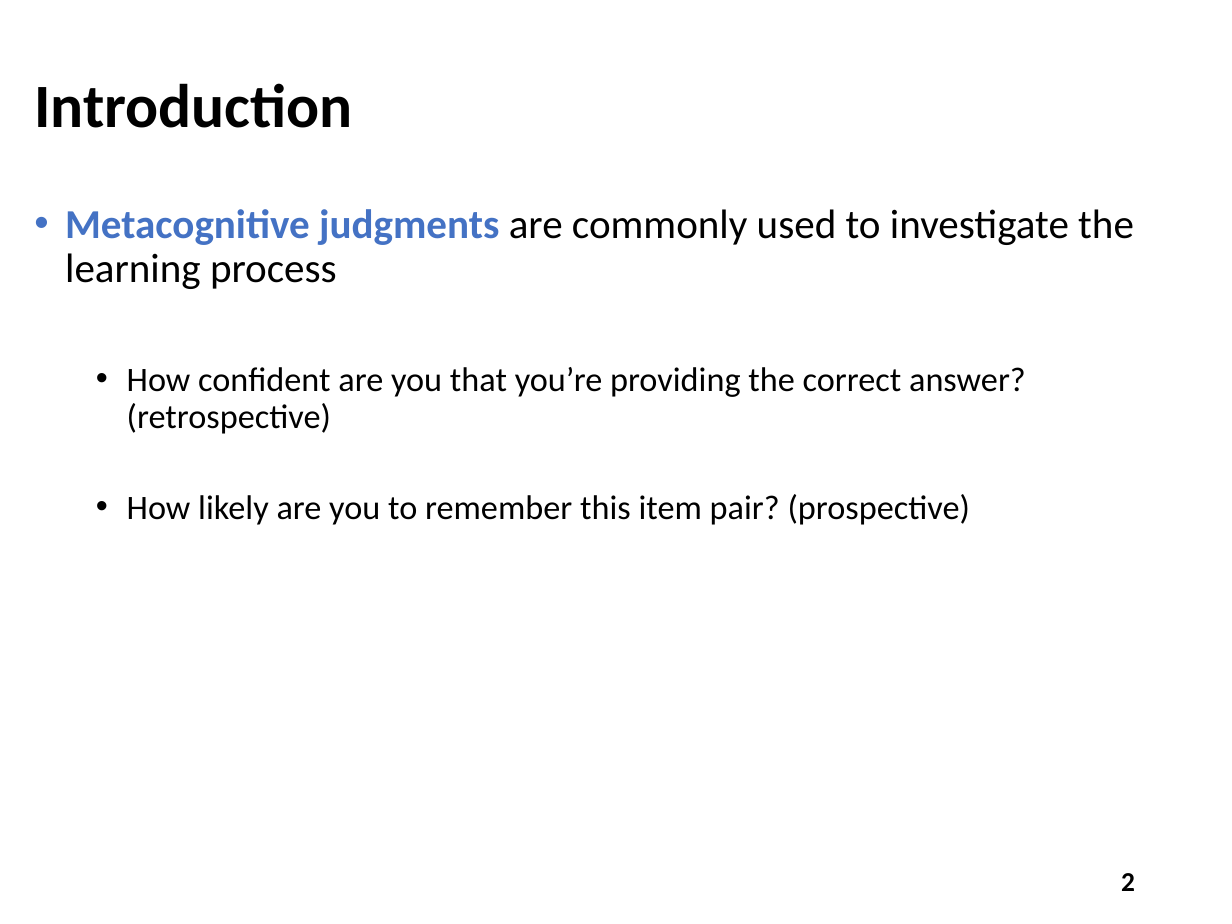
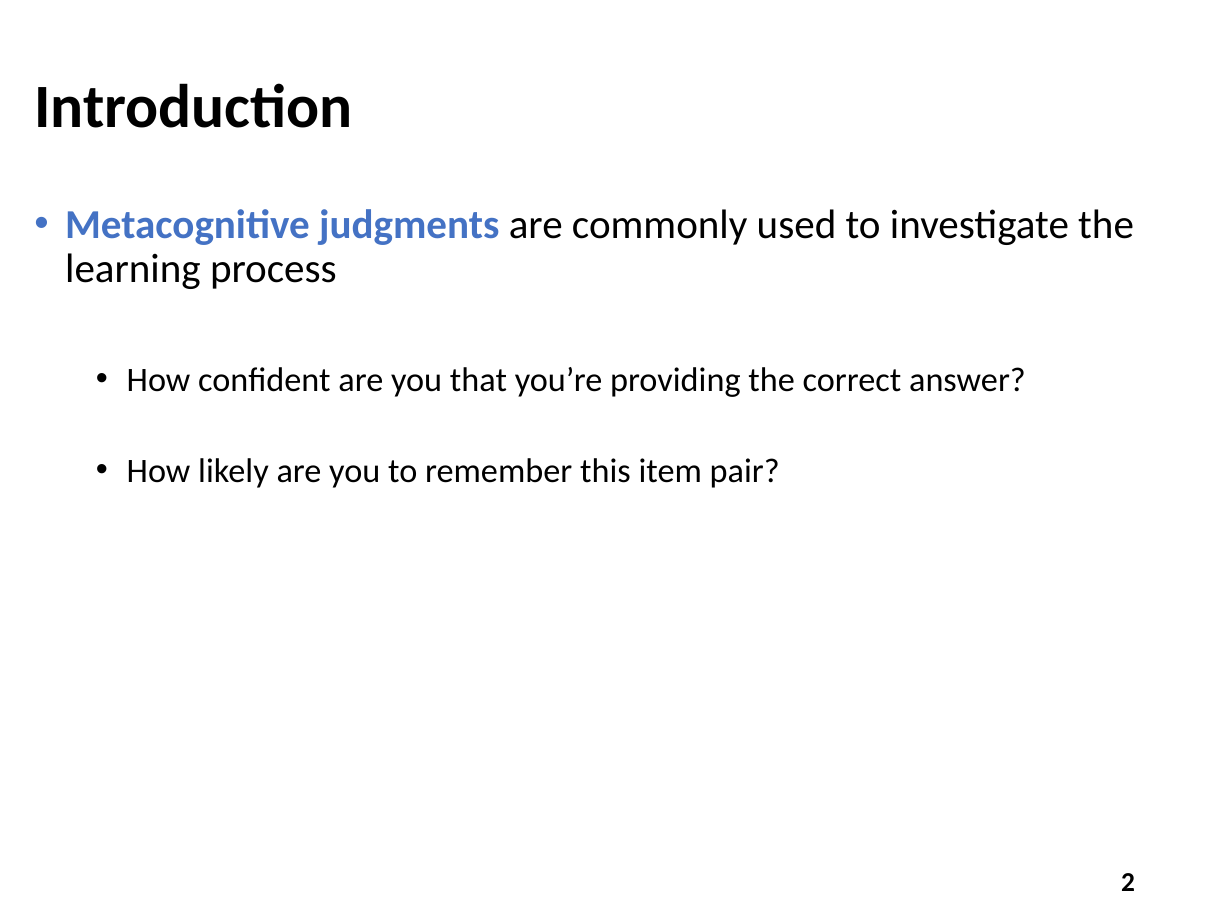
Before and after one commit to npm27/ISREL_JOLs, a slide deck: slide 2 of 3 Presentations/Maxwell Cates Huff Grad Symposium 22.pptx. Drawn at 1232x924 pixels with LibreOffice and Linux fonts; fonts in the diff are those of the drawing. Boxes give left, top, right and bottom in pixels: in the first picture for what was removed or moved away, otherwise in the second. Text is boxed around its words. In the diff, an @@ line names an element or a change of style, - is before the commit and + after.

```diff
--- a/3 Presentations/Maxwell Cates Huff Grad Symposium 22.pptx
+++ b/3 Presentations/Maxwell Cates Huff Grad Symposium 22.pptx
@@ text at bbox=[127, 367, 1026, 488]: text changed @@
-  • How confident are you that you’re providing the correct answer? (retrospective)
-  • How likely are you to remember this item pair? (prospective)
+  • How confident are you that you’re providing the correct answer?
+  • How likely are you to remember this item pair?
```
